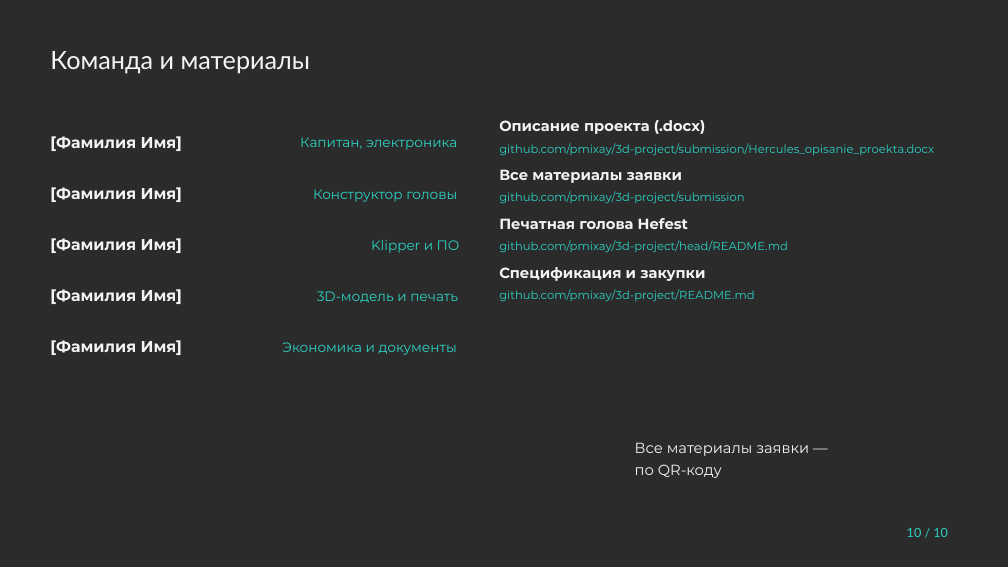
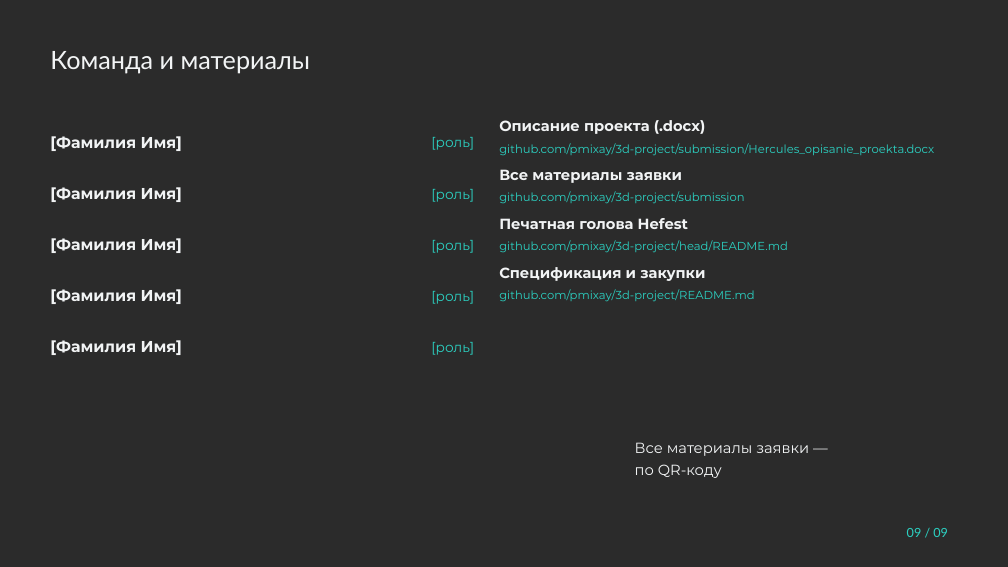
Before and after one commit to pmixay/3d-project, a slide deck: slide 9 of submission/Hercules_prezentaciya.pptx (slide 10 before the commit). Drawn at 1008x567 pixels with LibreOffice and Linux fonts; fonts in the diff are those of the drawing; background and template pictures are left out; a plain dark background stands for a picture behind light text. Boxes give left, top, right and bottom in pixels: in the first picture for what was removed or moved away, otherwise in the second. Text is boxed around its words. In the diff, an @@ line names an element or a change of style, - is before the commit and + after.

```diff
--- a/submission/Hercules_prezentaciya.pptx
+++ b/submission/Hercules_prezentaciya.pptx
@@ text at (431, 137, 474, 150): text changed @@
-Капитан, электроника
+[роль]
@@ text at (431, 189, 474, 202): text changed @@
-Конструктор головы
+[роль]
@@ text at (431, 240, 474, 253): text changed @@
-Klipper и ПО
+[роль]
@@ text at (431, 291, 474, 304): text changed @@
-3D-модель и печать
+[роль]
@@ text at (431, 342, 474, 355): text changed @@
-Экономика и документы
+[роль]
@@ text at (907, 528, 948, 537): text changed @@
-10 / 10
+09 / 09
```
Also in this commit, not shown: 7 other slides changed, 1 slide added, 2 slides removed, 8 other files.
